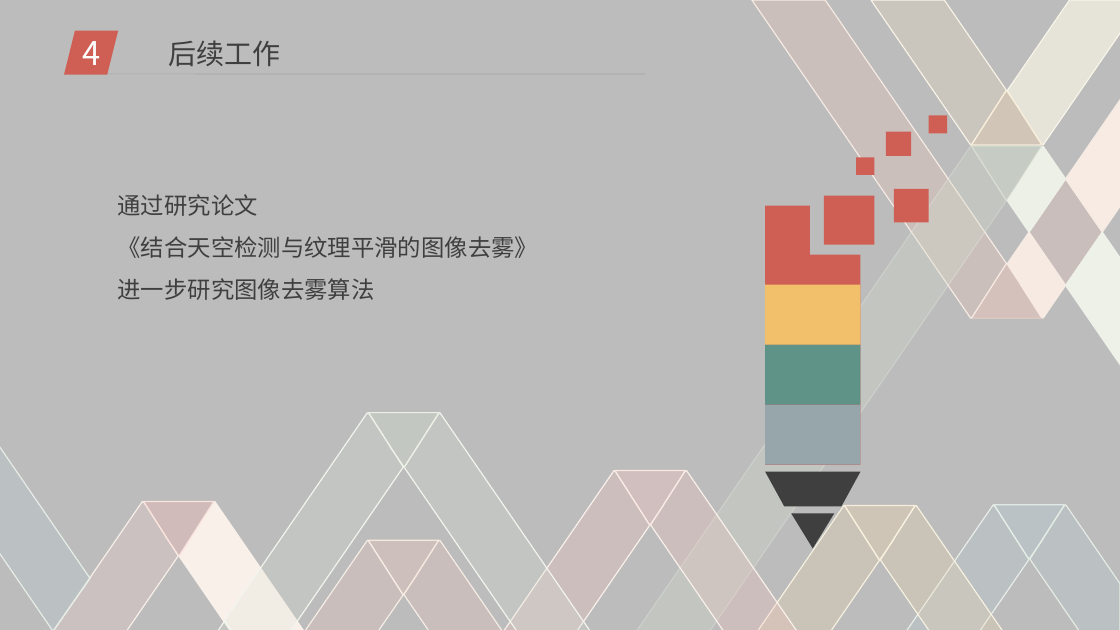
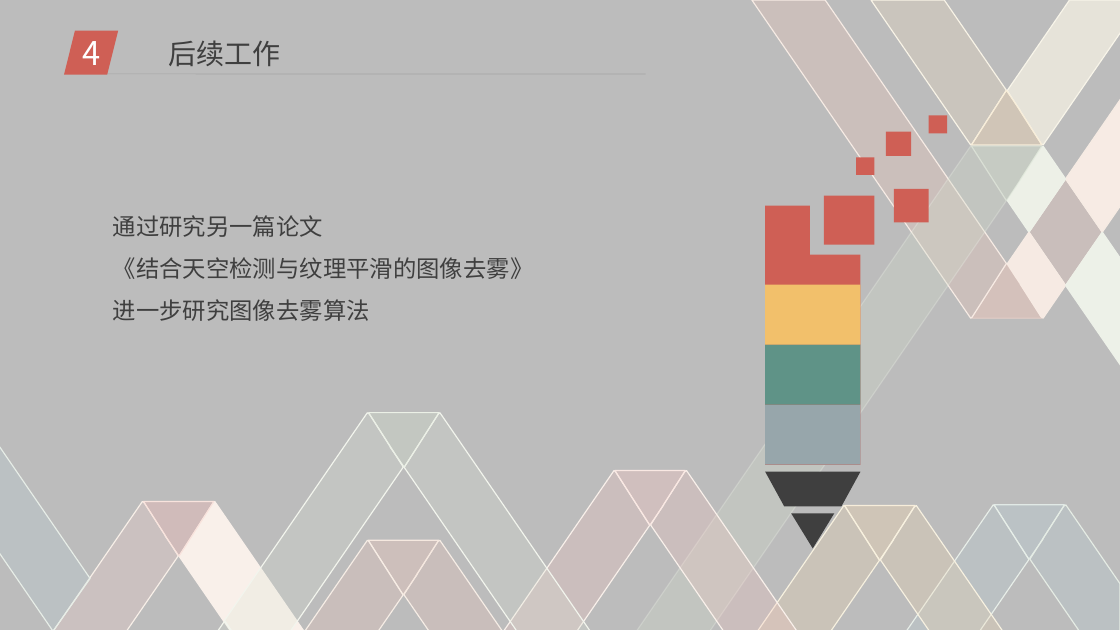
Before and after one commit to DigitalMedia2017-20/Mid-term, a slide deck: slide 12 of pre.ppt. Drawn at 1120x630 pixels with LibreOffice and Linux fonts; fonts in the diff are those of the drawing; background and template pictures are left out. Boxes give left, top, right and bottom in pixels: in the first picture for what was removed or moved away, otherwise in the second. Text is boxed around its words. In the diff, an @@ line names an element or a change of style, - is before the commit and + after.

```diff
--- a/pre.ppt
+++ b/pre.ppt
@@ text "通过研究另一篇论文": place and size @@
-text "通过研究另一篇论文" at box(118, 194, 539, 300)
+text "通过研究另一篇论文" at box(113, 215, 534, 321)
@@ text at box(113, 215, 323, 237): text changed @@
-通过研究论文
+通过研究另一篇论文
```
Also in this commit, not shown: 2 other slides changed, 17 slides removed.
